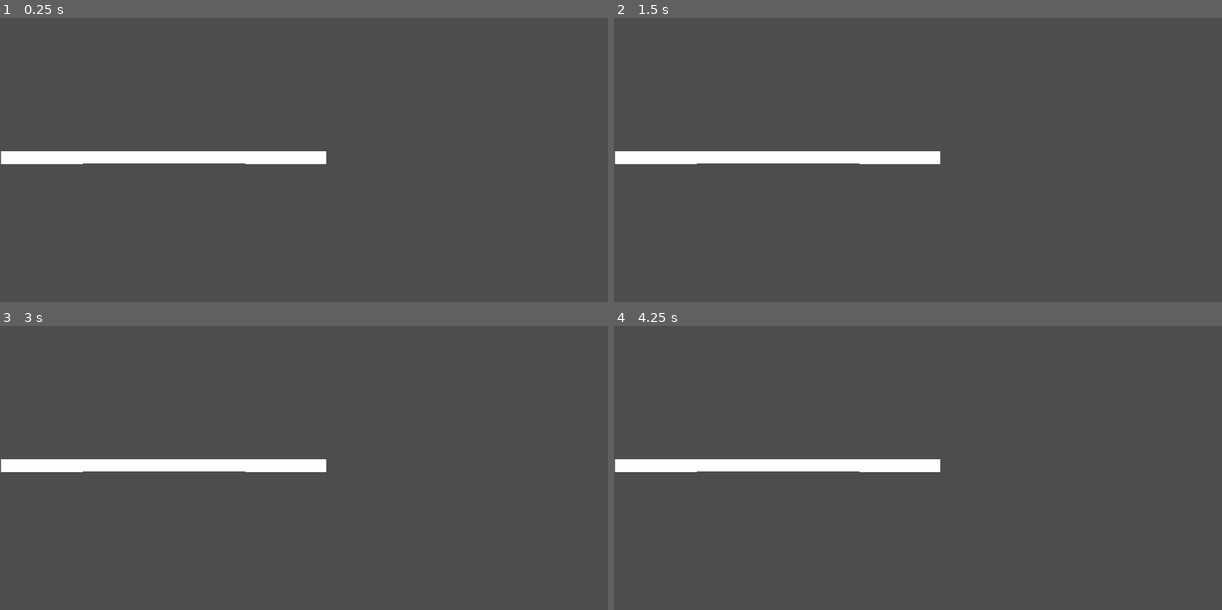
Above: before the commit, frames 1-4 (two rows, left to right).
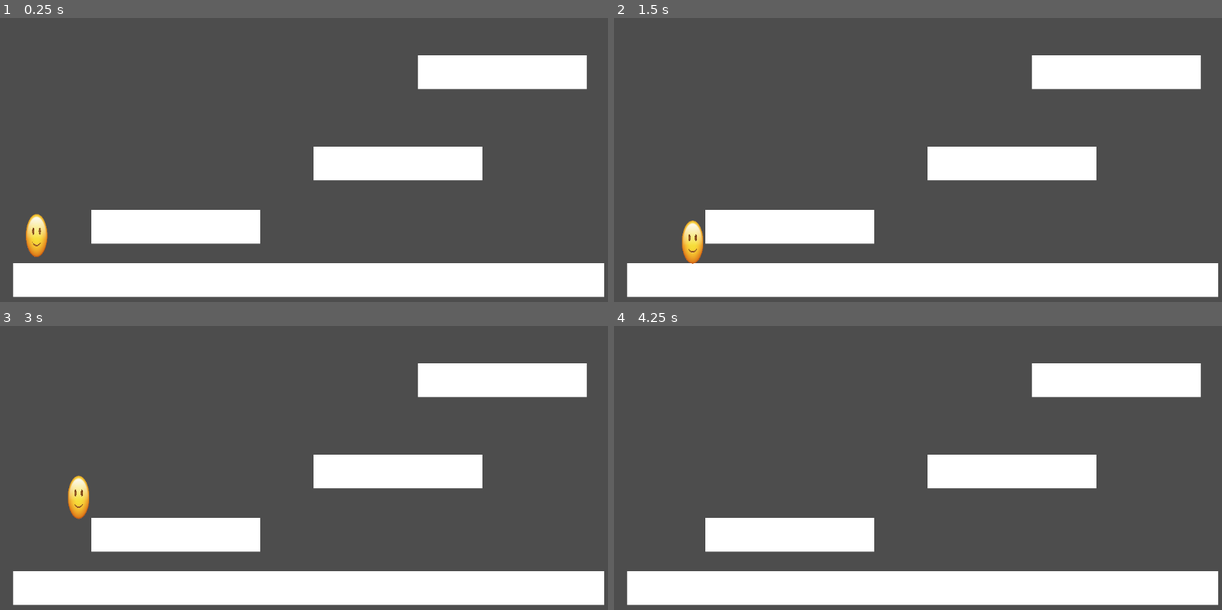
Above: after the commit, the same moments.

Repository: bluzier4409/mainProject
Game: Godot game, scene res://main_game.tscn
Two runs of this game, one before a commit and one after it. Both use one fixed random seed, a clock stepped at 60 frames per second and the inputs below.
Inputs:
- Up to frame 1 (0.25 s): no input
- Up to frame 2 (1.5 s): tap Enter at 0.5 s; hold Right (ui_right) 0.53-1.28 s; tap Space at 1.25 s; hold Down (ui_down) from 1.28 s (still down)
- Up to frame 3 (3 s): tap Enter at 2 s; release Down (ui_down) at 2.03 s; hold Right (ui_right) 2.03-2.78 s; tap Space at 2.75 s; hold Up (ui_up) from 2.78 s (still down)
- Up to frame 4 (4.25 s): release Up (ui_up) at 3.53 s; hold Left (ui_left) from 3.53 s (still down)

The runs differ from the first frame. In frame 1, 24% of the frame differs, in the area x 0-100%, y 13-99%; in frame 2, 24%; in frame 3, 24%; in frame 4, 24%.

Commit message:
8d movement

Diff:
--- /dev/null
+++ b/testing/ground.tscn
@@ -0,0 +1,13 @@
+[gd_scene format=3 uid="uid://cldkpfbqdvti2"]
+
+[node name="Ground" type="StaticBody2D"]
+position = Vector2(24, 576)
+scale = Vector2(2.5, 1)
+
+[node name="CollisionPolygon2D" type="CollisionPolygon2D" parent="."]
+position = Vector2(-3.2, 0)
+polygon = PackedVector2Array(0, 0, 448, 0, 448, 64, 0, 64)
+
+[node name="Polygon2D" type="Polygon2D" parent="."]
+position = Vector2(-3.2, 0)
+polygon = PackedVector2Array(0, 0, 448, 0, 448, 64, 0, 64)
--- a/testing/level.tscn
+++ b/testing/level.tscn
@@ -1,3 +1,22 @@
-[gd_scene format=3 uid="uid://cj14323ybn0pn"]
+[gd_scene load_steps=4 format=3 uid="uid://cj14323ybn0pn"]
+
+[ext_resource type="PackedScene" uid="uid://cldkpfbqdvti2" path="res://ground.tscn" id="1_gy031"]
+[ext_resource type="PackedScene" uid="uid://ckc13h04dvu2n" path="res://platform.tscn" id="2_k1gyv"]
+[ext_resource type="PackedScene" uid="uid://cxd7x0epjwntv" path="res://player.tscn" id="3_objgc"]
 
 [node name="Level" type="Node2D"]
+
+[node name="Ground" parent="." instance=ExtResource("1_gy031")]
+position = Vector2(33, 573)
+
+[node name="Platform" parent="." instance=ExtResource("2_k1gyv")]
+position = Vector2(173, 472)
+
+[node name="Platform2" parent="." instance=ExtResource("2_k1gyv")]
+position = Vector2(594, 352)
+
+[node name="Platform3" parent="." instance=ExtResource("2_k1gyv")]
+position = Vector2(792, 179)
+
+[node name="Player" parent="." instance=ExtResource("3_objgc")]
+position = Vector2(49, 480)
--- a/testing/main_game.tscn
+++ b/testing/main_game.tscn
@@ -5,14 +5,3 @@
 [node name="MainGame" type="Node2D"]
 
 [node name="Level" parent="." instance=ExtResource("1_fwe5b")]
-
-[node name="Ground" type="StaticBody2D" parent="Level"]
-position = Vector2(0, 360)
-
-[node name="CollisionPolygon2D" type="CollisionPolygon2D" parent="Level/Ground"]
-position = Vector2(272, -232)
-polygon = PackedVector2Array(-270, 257, 346, 257, 346, 233, -270, 233)
-
-[node name="Polygon2D" type="Polygon2D" parent="Level/Ground"]
-position = Vector2(272, -232)
-polygon = PackedVector2Array(-270, 257, 40, 256, 346, 257, 346, 233, -270, 233)
--- /dev/null
+++ b/testing/platform.tscn
@@ -0,0 +1,10 @@
+[gd_scene format=3 uid="uid://ckc13h04dvu2n"]
+
+[node name="Platform" type="StaticBody2D"]
+position = Vector2(448, 256)
+
+[node name="CollisionPolygon2D" type="CollisionPolygon2D" parent="."]
+polygon = PackedVector2Array(0, 0, 320, 0, 320, 64, 0, 64)
+
+[node name="Polygon2D" type="Polygon2D" parent="."]
+polygon = PackedVector2Array(0, 0, 320, 0, 320, 64, 0, 64)
--- /dev/null
+++ b/testing/player.gd
@@ -0,0 +1,16 @@
+extends CharacterBody2D
+
+@export var speed = 500
+
+func _physics_process(delta):
+	var input_vector = Vector2.ZERO
+	input_vector.x = Input.get_action_strength("ui_right") - Input.get_action_strength("ui_left")
+	input_vector.y = Input.get_action_strength("ui_down") - Input.get_action_strength("ui_up")
+	input_vector = input_vector.normalized()
+
+	if input_vector:
+		velocity = input_vector * speed
+	else:
+		velocity = input_vector
+
+	move_and_slide()
--- /dev/null
+++ b/testing/player.tscn
@@ -0,0 +1,21 @@
+[gd_scene load_steps=4 format=3 uid="uid://cxd7x0epjwntv"]
+
+[ext_resource type="Texture2D" uid="uid://cack806eplp0r" path="res://emoji1.webp" id="1_trvnp"]
+[ext_resource type="Script" path="res://player.gd" id="1_ttnm1"]
+
+[sub_resource type="RectangleShape2D" id="RectangleShape2D_jbhfp"]
+size = Vector2(48, 80)
+
+[node name="Player" type="CharacterBody2D"]
+position = Vector2(16, 56)
+floor_block_on_wall = false
+script = ExtResource("1_ttnm1")
+
+[node name="CollisionShape2D" type="CollisionShape2D" parent="."]
+position = Vector2(20.3375, 40.6056)
+shape = SubResource("RectangleShape2D_jbhfp")
+
+[node name="GFX" type="Sprite2D" parent="."]
+position = Vector2(20.3375, 40.6056)
+scale = Vector2(0.0677915, 0.135352)
+texture = ExtResource("1_trvnp")
--- a/testing/project.godot
+++ b/testing/project.godot
@@ -13,3 +13,43 @@
 config/name="Testing"
 run/main_scene="res://main_game.tscn"
 config/features=PackedStringArray("4.3", "Forward Plus")
+
+[input]
+
+ui_left={
+"deadzone": 0.5,
+"events": [Object(InputEventKey,"resource_local_to_scene":false,"resource_name":"","device":0,"window_id":0,"alt_pressed":false,"shift_pressed":false,"ctrl_pressed":false,"meta_pressed":false,"pressed":false,"keycode":4194319,"physical_keycode":0,"key_label":0,"unicode":0,"location":0,"echo":false,"script":null)
+, Object(InputEventJoypadButton,"resource_local_to_scene":false,"resource_name":"","device":0,"button_index":13,"pressure":0.0,"pressed":false,"script":null)
+, Object(InputEventJoypadMotion,"resource_local_to_scene":false,"resource_name":"","device":0,"axis":0,"axis_value":-1.0,"script":null)
+, Object(InputEventKey,"resource_local_to_scene":false,"resource_name":"","device":-1,"window_id":0,"alt_pressed":false,"shift_pressed":false,"ctrl_pressed":false,"meta_pressed":false,"pressed":false,"keycode":0,"physical_keycode":65,"key_label":0,"unicode":97,"location":0,"echo":false,"script":null)
+]
+}
+ui_right={
+"deadzone": 0.5,
+"events": [Object(InputEventKey,"resource_local_to_scene":false,"resource_name":"","device":0,"window_id":0,"alt_pressed":false,"shift_pressed":false,"ctrl_pressed":false,"meta_pressed":false,"pressed":false,"keycode":4194321,"physical_keycode":0,"key_label":0,"unicode":0,"location":0,"echo":false,"script":null)
+, Object(InputEventJoypadButton,"resource_local_to_scene":false,"resource_name":"","device":0,"button_index":14,"pressure":0.0,"pressed":false,"script":null)
+, Object(InputEventJoypadMotion,"resource_local_to_scene":false,"resource_name":"","device":0,"axis":0,"axis_value":1.0,"script":null)
+, Object(InputEventKey,"resource_local_to_scene":false,"resource_name":"","device":-1,"window_id":0,"alt_pressed":false,"shift_pressed":false,"ctrl_pressed":false,"meta_pressed":false,"pressed":false,"keycode":0,"physical_keycode":68,"key_label":0,"unicode":100,"location":0,"echo":false,"script":null)
+]
+}
+ui_up={
+"deadzone": 0.5,
+"events": [Object(InputEventKey,"resource_local_to_scene":false,"resource_name":"","device":0,"window_id":0,"alt_pressed":false,"shift_pressed":false,"ctrl_pressed":false,"meta_pressed":false,"pressed":false,"keycode":4194320,"physical_keycode":0,"key_label":0,"unicode":0,"location":0,"echo":false,"script":null)
+, Object(InputEventJoypadButton,"resource_local_to_scene":false,"resource_name":"","device":0,"button_index":11,"pressure":0.0,"pressed":false,"script":null)
+, Object(InputEventJoypadMotion,"resource_local_to_scene":false,"resource_name":"","device":0,"axis":1,"axis_value":-1.0,"script":null)
+, Object(InputEventKey,"resource_local_to_scene":false,"resource_name":"","device":-1,"window_id":0,"alt_pressed":false,"shift_pressed":false,"ctrl_pressed":false,"meta_pressed":false,"pressed":false,"keycode":0,"physical_keycode":87,"key_label":0,"unicode":119,"location":0,"echo":false,"script":null)
+]
+}
+ui_down={
+"deadzone": 0.5,
+"events": [Object(InputEventKey,"resource_local_to_scene":false,"resource_name":"","device":0,"window_id":0,"alt_pressed":false,"shift_pressed":false,"ctrl_pressed":false,"meta_pressed":false,"pressed":false,"keycode":4194322,"physical_keycode":0,"key_label":0,"unicode":0,"location":0,"echo":false,"script":null)
+, Object(InputEventJoypadButton,"resource_local_to_scene":false,"resource_name":"","device":0,"button_index":12,"pressure":0.0,"pressed":false,"script":null)
+, Object(InputEventJoypadMotion,"resource_local_to_scene":false,"resource_name":"","device":0,"axis":1,"axis_value":1.0,"script":null)
+, Object(InputEventKey,"resource_local_to_scene":false,"resource_name":"","device":-1,"window_id":0,"alt_pressed":false,"shift_pressed":false,"ctrl_pressed":false,"meta_pressed":false,"pressed":false,"keycode":0,"physical_keycode":83,"key_label":0,"unicode":115,"location":0,"echo":false,"script":null)
+]
+}
+jump={
+"deadzone": 0.5,
+"events": [Object(InputEventKey,"resource_local_to_scene":false,"resource_name":"","device":-1,"window_id":0,"alt_pressed":false,"shift_pressed":false,"ctrl_pressed":false,"meta_pressed":false,"pressed":false,"keycode":0,"physical_keycode":32,"key_label":0,"unicode":32,"location":0,"echo":false,"script":null)
+]
+}
Binary file added: testing/emoji1.webp
Not shown, added: testing/emoji1.webp.import
